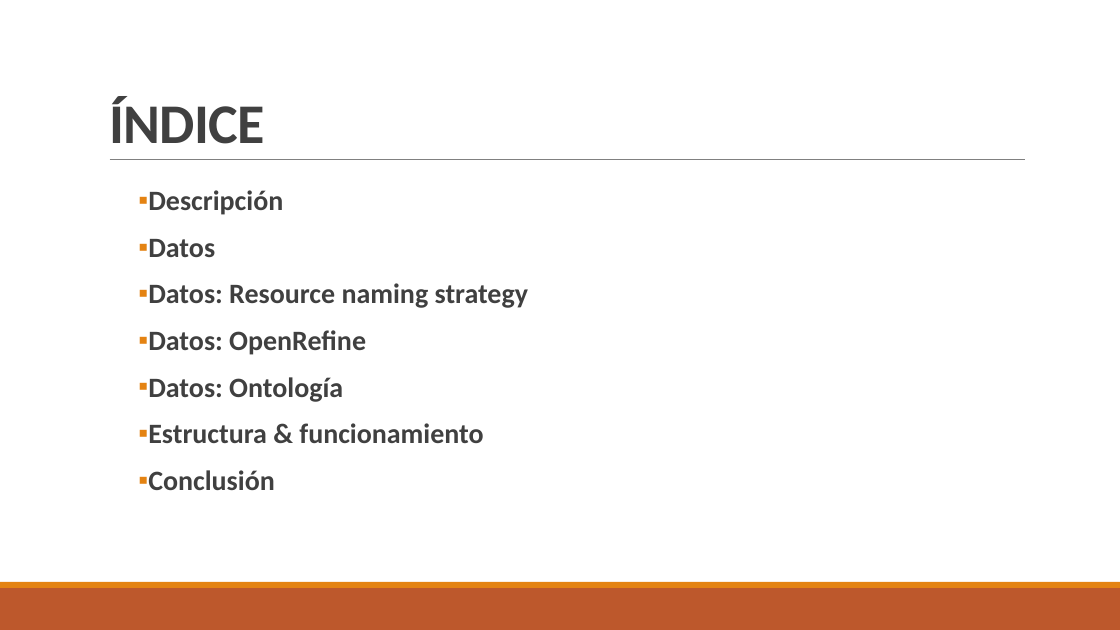
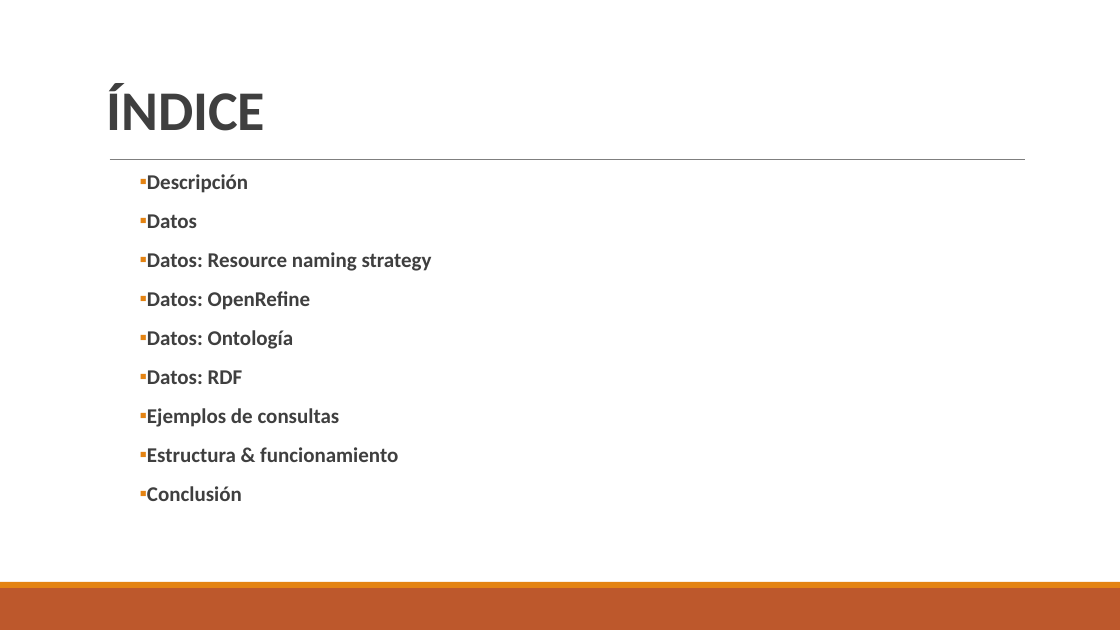
Before and after one commit to FacultadInformatica-LinkedData/Curso2017-2018, a slide deck: slide 2 of HandsOn/Group22/Presentacion/PresentaciónWebSemanticFinal.pptx. Drawn at 1120x630 pixels with LibreOffice and Linux fonts; fonts in the diff are those of the drawing. Boxes give left, top, right and bottom in pixels: in the first picture for what was removed or moved away, otherwise in the second. Text is boxed around its words. In the diff, an @@ line names an element or a change of style, - is before the commit and + after.

```diff
--- a/HandsOn/Group22/Presentacion/PresentaciónWebSemanticFinal.pptx
+++ b/HandsOn/Group22/Presentacion/PresentaciónWebSemanticFinal.pptx
@@ title "ÍNDICE": place and size @@
-title "ÍNDICE" at <box>109,97,265,144</box>
+title "ÍNDICE" at <box>106,83,265,131</box>
@@ title "ÍNDICE" at <box>106,83,265,131</box>: text colour #404040 to #3F3F3F, letter spacing -0.5 to 0 pt; indent changed @@
@@ text "Descripción": place and size @@
-text "Descripción" at <box>148,190,528,490</box>
+text "Descripción" at <box>147,174,432,501</box>
@@ text at <box>147,174,432,501</box>: size 24 to 18 pt, text colour #404040 to #3F3F3F in "Descripción", "Datos", "Datos: Resource naming strategy", "Datos: OpenRefine" and 3 more places; indent changed; less space between paragraphs @@
@@ text at <box>147,370,340,427</box>: paragraphs added @@
+▪ Datos: RDF
+▪ Ejemplos de consultas
```
Also in this commit, not shown: 9 other slides changed, 2 slides added, 1 slide removed, 1 other file.
